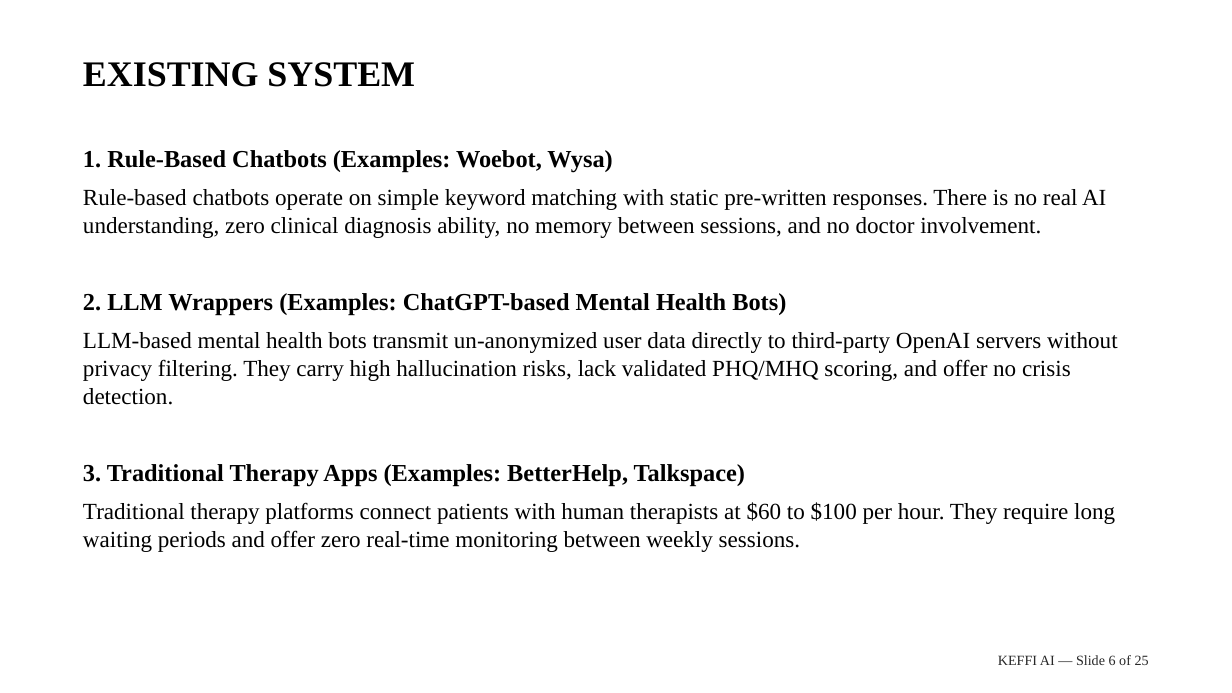
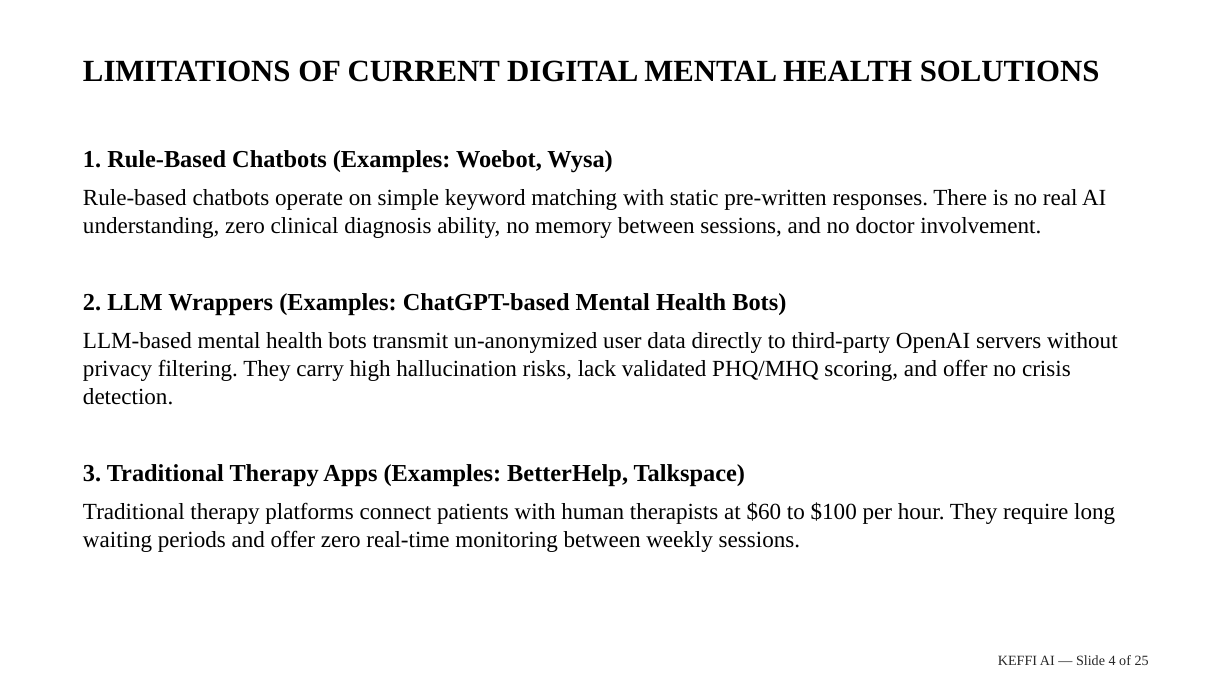
Before and after one commit to balajikrishnan031/Keffi-Test, a slide deck: slide 4 of Final_Submission_Pack/KEFFI_PURE_WHITE_TIMES_ROMAN_25_SLIDE_MASTER.pptx (slide 6 before the commit). Drawn at 1232x693 pixels with LibreOffice and Linux fonts; fonts in the diff are those of the drawing. Boxes give left, top, right and bottom in pixels: in the first picture for what was removed or moved away, otherwise in the second. Text is boxed around its words. In the diff, an @@ line names an element or a change of style, - is before the commit and + after.

```diff
--- a/Final_Submission_Pack/KEFFI_PURE_WHITE_TIMES_ROMAN_25_SLIDE_MASTER.pptx
+++ b/Final_Submission_Pack/KEFFI_PURE_WHITE_TIMES_ROMAN_25_SLIDE_MASTER.pptx
@@ text at [83, 60, 1100, 82]: text changed; size 28 to 24 pt @@
-EXISTING SYSTEM
+LIMITATIONS OF CURRENT DIGITAL MENTAL HEALTH SOLUTIONS
@@ text at [998, 655, 1149, 665]: text changed @@
-KEFFI AI — Slide 6 of 25
+KEFFI AI — Slide 4 of 25
```
Also in this commit, not shown: 19 other slides changed, 2 slides added, 2 slides removed, 3 other files.
